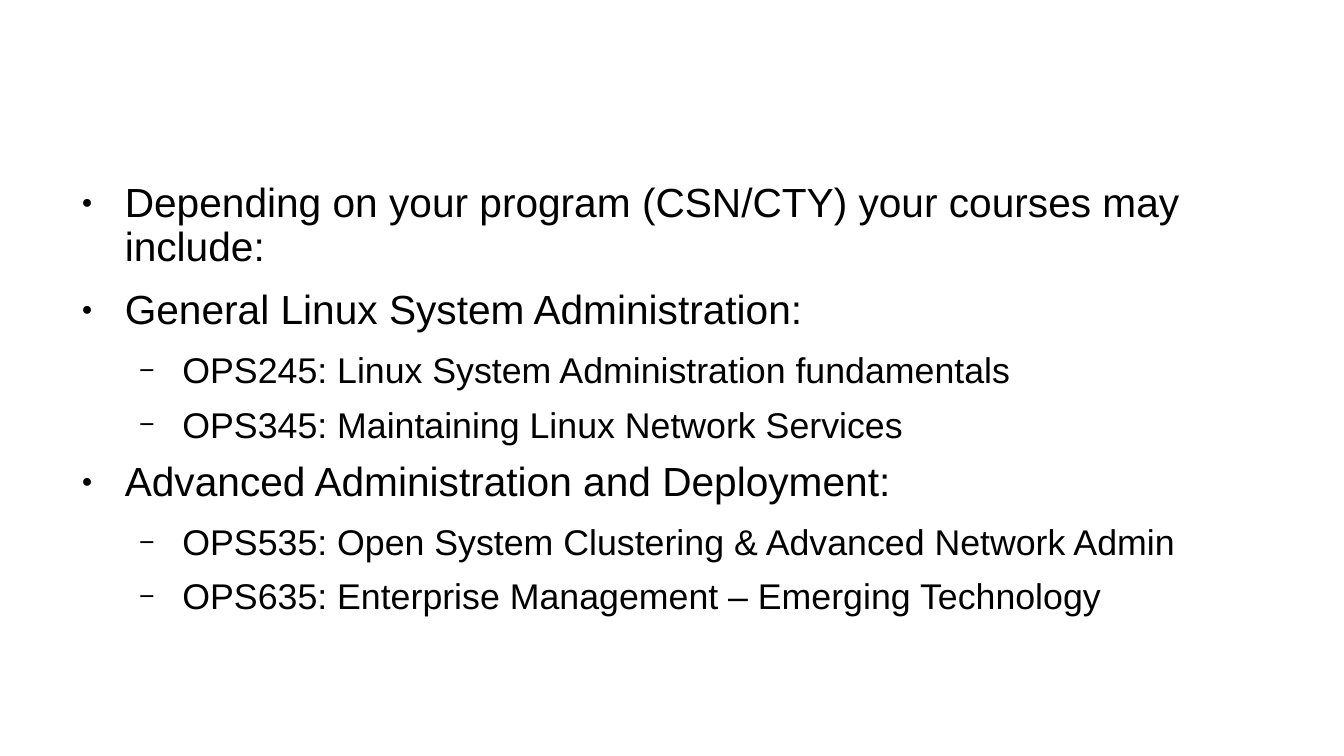
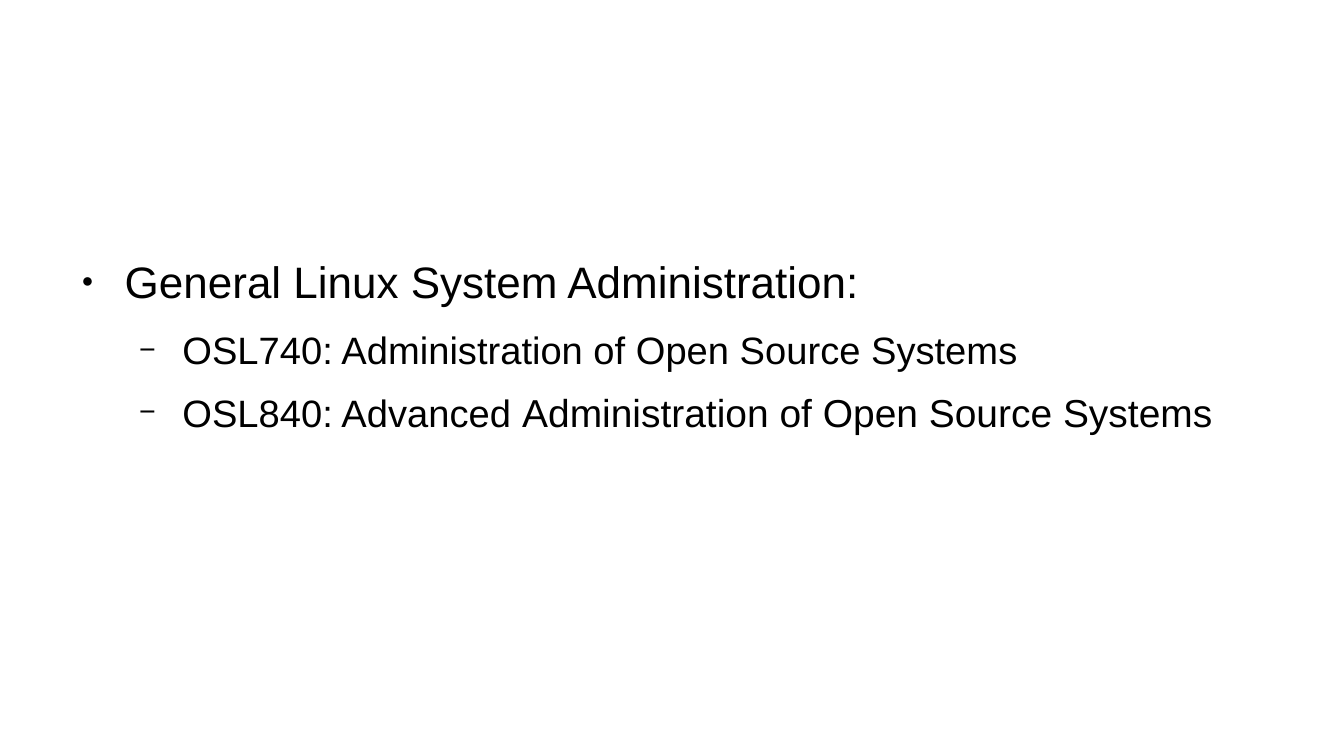
Before and after one commit to Seneca-ICTOER/OSL740, a slide deck: slide 3 of static/slides/w1-l1.pptx. Drawn at 1344x756 pixels with LibreOffice and Linux fonts; fonts in the diff are those of the drawing; background and template pictures are left out. Boxes give left, top, right and bottom in pixels: in the first picture for what was removed or moved away, otherwise in the second. Text is boxed around its words. In the diff, an @@ line names an element or a change of style, - is before the commit and + after.

```diff
--- a/static/slides/w1-l1.pptx
+++ b/static/slides/w1-l1.pptx
@@ text at box(125, 187, 1179, 262): paragraph removed @@
-● Depending on your program (CSN/CTY) your courses may include:
@@ text at box(125, 266, 858, 307): size 24.1 to 26 pt in "General Linux System Administration:"; line spacing 0.9 to 1 @@
@@ text at box(182, 336, 1212, 434): text changed; size 21.1 to 22.5 pt @@
-  − OPS245: Linux System Administration fundamentals
-  − OPS345: Maintaining Linux Network Services
-● Advanced Administration and Deployment:
-  − OPS535: Open System Clustering & Advanced Network Admin
-  − OPS635: Enterprise Management – Emerging Technology
+  − OSL740: Administration of Open Source Systems
+  − OSL840: Advanced Administration of Open Source Systems
```
Also in this commit, not shown: 5 other slides changed, 1 slide removed, 1 other file.
